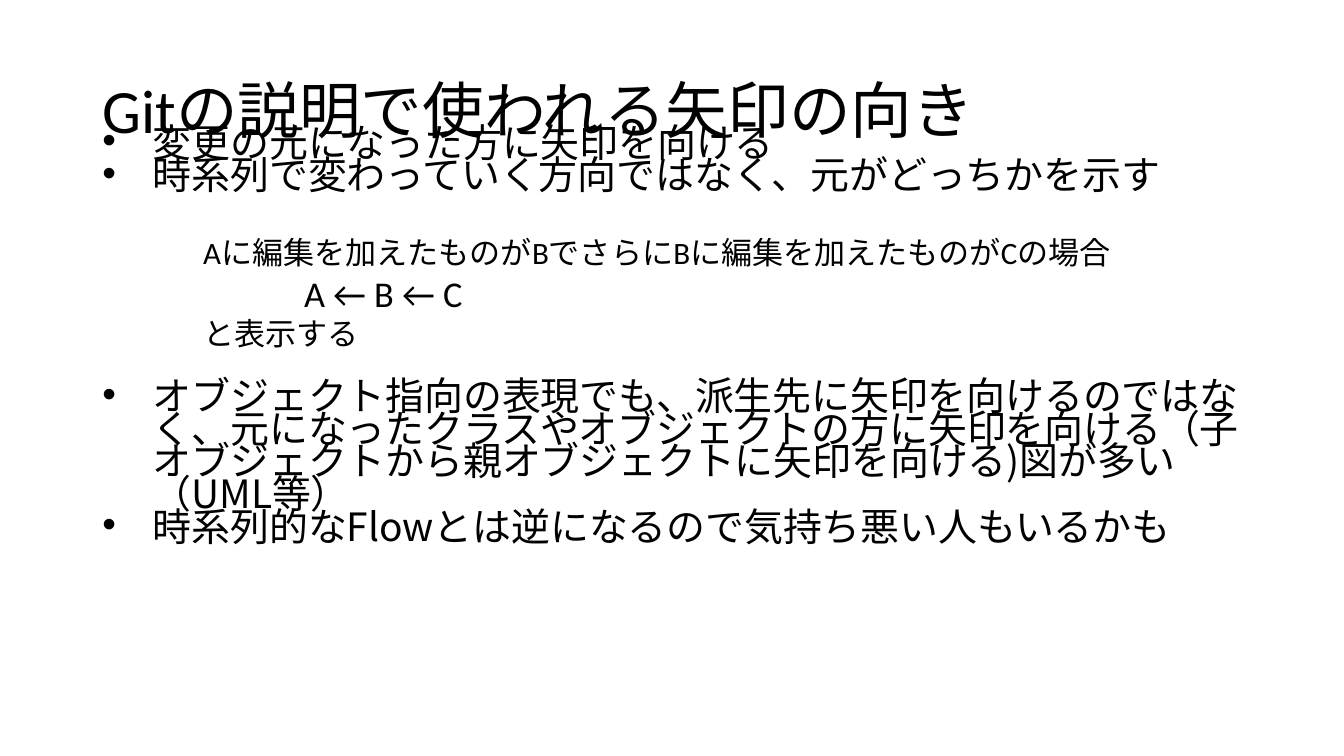
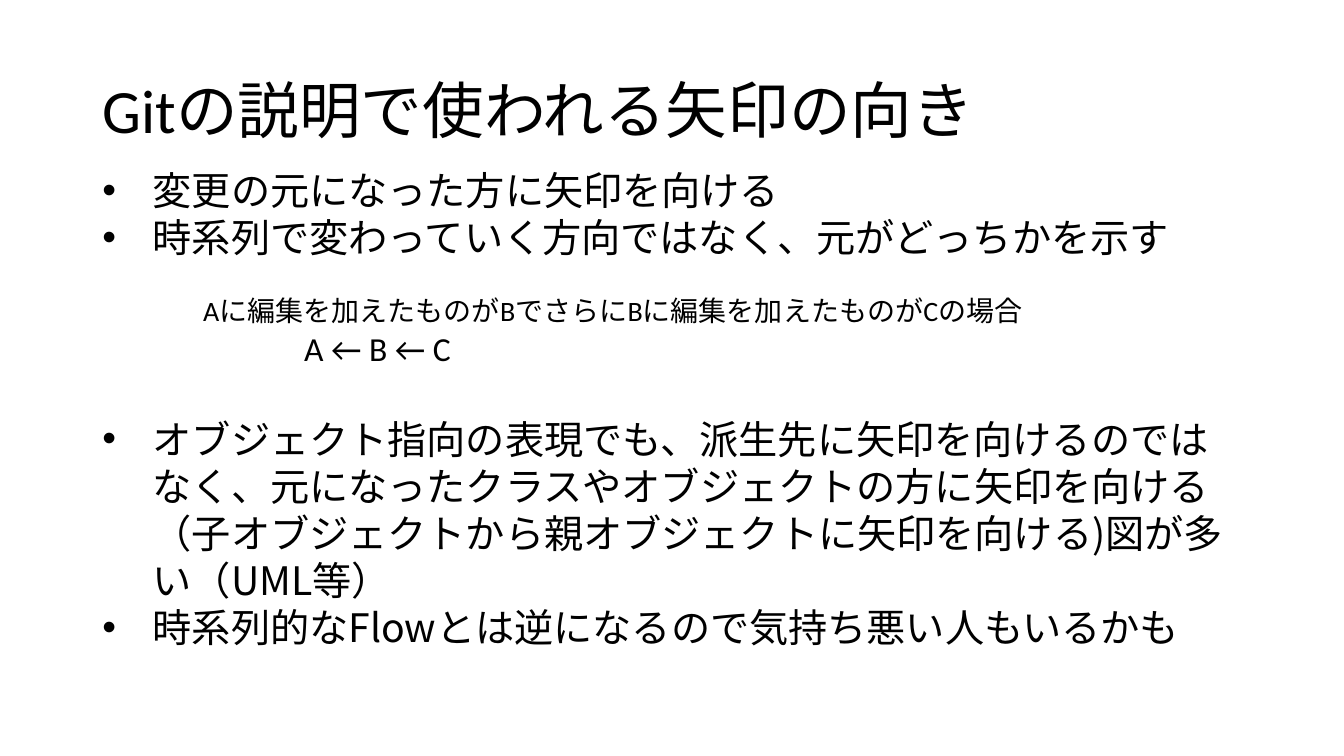
Before and after one commit to kunita18/githubdoc, a slide deck: slide 8 of ppt/GitHub.pptx (slide 7 before the commit). Drawn at 1344x756 pixels with LibreOffice and Linux fonts; fonts in the diff are those of the drawing. Boxes give left, top, right and bottom in pixels: in the first picture for what was removed or moved away, otherwise in the second. Text is boxed around its words. In the diff, an @@ line names an element or a change of style, - is before the commit and + after.

Commit message:
some change is added

```diff
--- a/ppt/GitHub.pptx
+++ b/ppt/GitHub.pptx
@@ text "変更の元になった方に矢印を向ける" at [153, 172, 1223, 646]: size 27.8 to 28 pt in "変更の元になった方に矢印を向ける", "時系列で変わっていく方向ではなく、元がどっちかを示す", "オブジェクト指向の表現でも、派生先に矢印を向けるのではなく、元になったクラスやオブジェクトの方に矢印を向ける（子オブジェ ...", "時系列的なFlowとは逆になるので気持ち悪い人もいるかも"; size 22.2 to 20 pt in "Aに編集を加えたものがBでさらにBに編集を加えたものがCの場合"; size 25.9 to 24 pt in "A ← B ← C"; line spacing 0.7 to 1 @@
@@ text at [203, 319, 358, 348]: paragraph removed @@
-    と表示する
```
Also in this commit, not shown: 2 other slides changed, 1 slide added.
